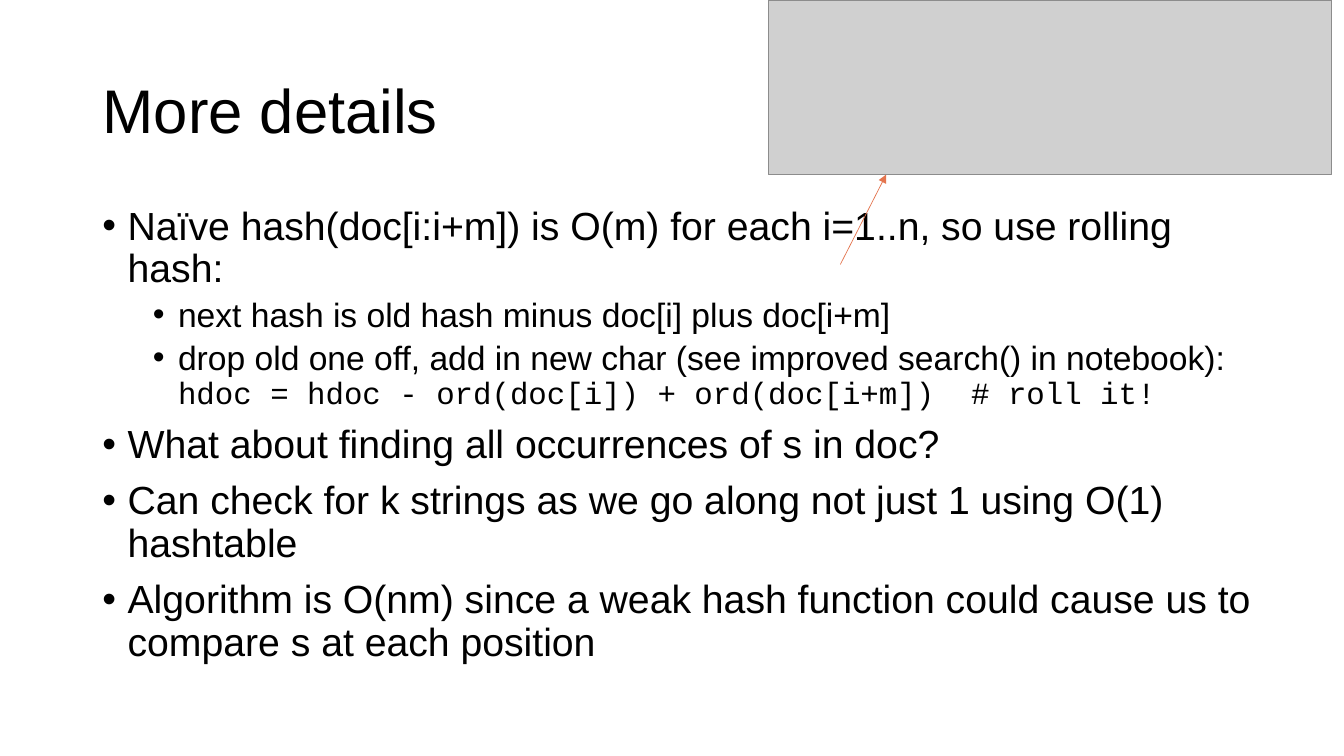
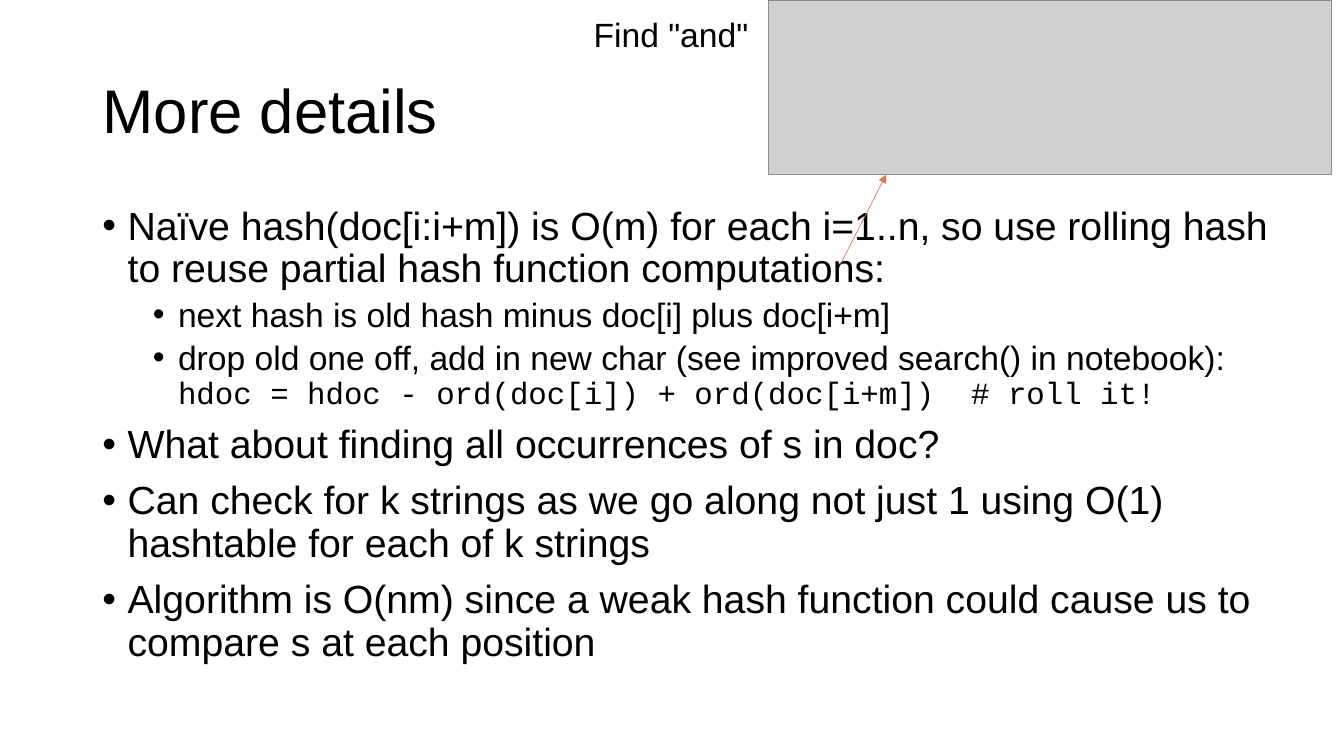
Before and after one commit to parrt/msds689, a slide deck: slide 8 of notes/searching.pptx. Drawn at 1344x756 pixels with LibreOffice and Linux fonts; fonts in the diff are those of the drawing; grey boxes stand for pictures; background and template pictures are left out. Boxes give left, top, right and bottom in pixels: in the first picture for what was removed or moved away, otherwise in the second. Text is boxed around its words. In the diff, an @@ line names an element or a change of style, - is before the commit and + after.

```diff
--- a/notes/searching.pptx
+++ b/notes/searching.pptx
@@ text added at (594, 22, 748, 48), 24 pt, text #000000 @@
+Find "and"
@@ text at (128, 209, 1268, 290): text changed @@
-• Naïve hash(doc[i:i+m]) is O(m) for each i=1..n, so use rolling hash:
+• Naïve hash(doc[i:i+m]) is O(m) for each i=1..n, so use rolling hash to reuse partial hash function computations:
@@ text at (128, 485, 1163, 565): text changed @@
-• Can check for k strings as we go along not just 1 using O(1) hashtable
+• Can check for k strings as we go along not just 1 using O(1) hashtable for each of k strings
```
Also in this commit, not shown: 14 other slides changed, 3 other files.
